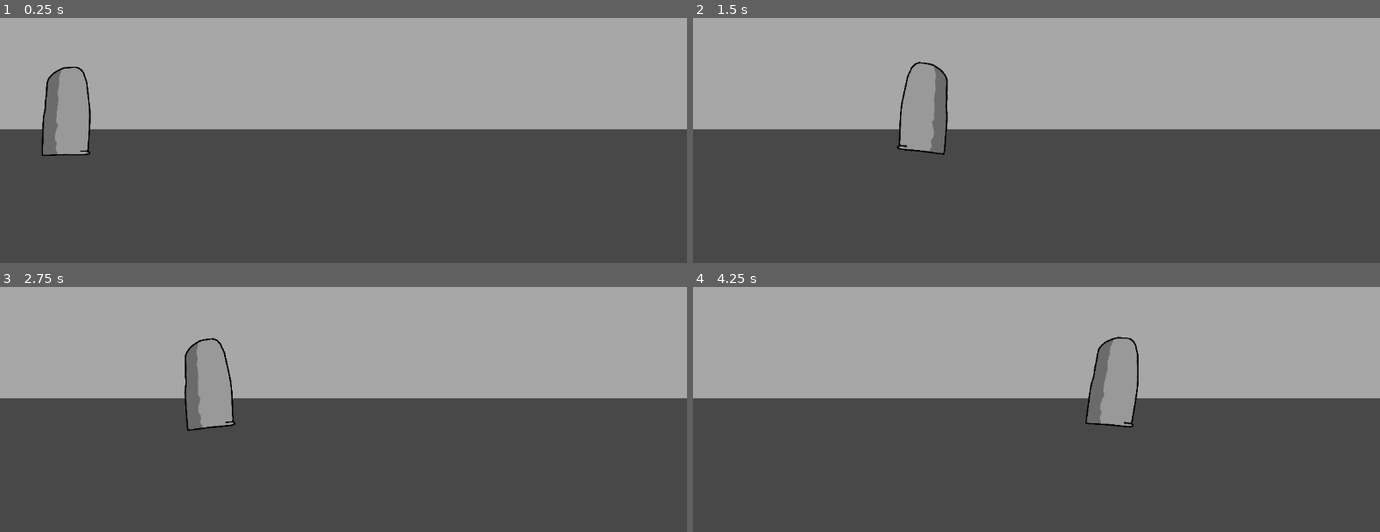
Above: before the commit, frames 1-4 (two rows, left to right).
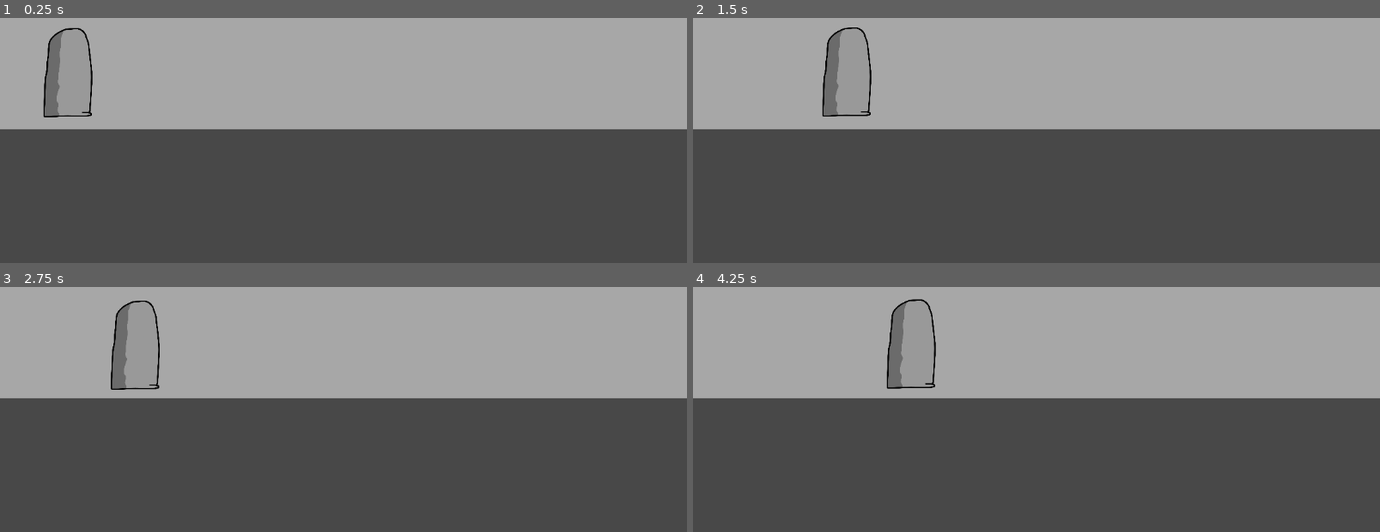
Above: after the commit, the same moments.

Repository: dice-works/untitled-violence-game
Game: Godot game, scene res://scenes/Debug.tscn
The game is run twice, just before and just after one commit, with the same random seed, the same clock (stepped at 60 frames per second) and the same inputs.
Inputs (mouse positions are in pixels of both pictures, inside the frame that each line leads up to):
- Up to frame 1 (0.25 s): no input
- Up to frame 2 (1.5 s): move the mouse to (1187, 49) at 0.52 s; hold D (player_right) 0.53-1.28 s; move the mouse to (899, 89) at 1.27 s; hold A (player_left) from 1.28 s (still down)
- Up to frame 3 (2.75 s): move the mouse to (outside the picture) at 2.02 s; release A (player_left) at 2.03 s; hold D (player_right) from 2.03 s (still down)
- Up to frame 4 (4.25 s): move the mouse to (1002, 416) at 2.77 s; move the mouse to (1242, 397) at 3.52 s; release D (player_right) at 3.53 s; hold A (player_left) from 3.53 s (still down)

The runs differ from the first frame. In frame 1, 1.5% of the frame differs, in the area x 6-14%, y 3-57%; in frame 2, 2.1%; in frame 3, 2.2%, in the area x 16-35%, y 5-59%; in frame 4, 2.2%.

Commit message:
FINALLY found a good body architecture and code. It only took like 2 months ;)

Diff:
--- a/project.godot
+++ b/project.godot
@@ -19,6 +19,10 @@
 
 window/stretch/mode="canvas_items"
 window/stretch/scale_mode="integer"
+
+[editor_plugins]
+
+enabled=PackedStringArray()
 
 [input]
 
--- a/scenes/Debug.tscn
+++ b/scenes/Debug.tscn
@@ -4,7 +4,7 @@
 [ext_resource type="PackedScene" uid="uid://br6mefadyw1tj" path="res://scenes/Player.tscn" id="2_b1f3y"]
 
 [sub_resource type="RectangleShape2D" id="RectangleShape2D_c2xgb"]
-size = Vector2(1157, 175)
+size = Vector2(1157, 24)
 
 [node name="Debug" type="Node2D" unique_id=546169269]
 script = ExtResource("1_c2xgb")
@@ -25,8 +25,8 @@
 [node name="StaticBody2D" type="StaticBody2D" parent="ground" unique_id=443626647]
 
 [node name="CollisionShape2D" type="CollisionShape2D" parent="ground/StaticBody2D" unique_id=396696602]
-position = Vector2(568.5, 135.5)
+position = Vector2(568.5, 85)
 shape = SubResource("RectangleShape2D_c2xgb")
 
 [node name="Player" parent="." unique_id=842425172 instance=ExtResource("2_b1f3y")]
-position = Vector2(70, 318)
+position = Vector2(73, 252)
--- a/scenes/Player.tscn
+++ b/scenes/Player.tscn
@@ -4,20 +4,20 @@
 [ext_resource type="Script" uid="uid://dm3orb77fgkrl" path="res://scripts/player_torso.gd" id="2_3li8b"]
 [ext_resource type="Texture2D" uid="uid://krn2jcsabmud" path="res://visuals_audio/body.png" id="2_v6fml"]
 
-[sub_resource type="RectangleShape2D" id="RectangleShape2D_v6fml"]
-size = Vector2(73, 147)
-
 [node name="Player" type="Node2D" unique_id=842425172]
 script = ExtResource("1_3li8b")
 
-[node name="Torso" type="CharacterBody2D" parent="." unique_id=1571537595]
+[node name="Torso" type="RigidBody2D" parent="." unique_id=760794592]
+gravity_scale = 0.0
+linear_damp = 5.0
 script = ExtResource("2_3li8b")
 
-[node name="Sprite2D" type="Sprite2D" parent="Torso" unique_id=1969105539]
+[node name="Sprite2D" type="Sprite2D" parent="Torso" unique_id=187250731]
 position = Vector2(40.875, 75.46982)
 scale = Vector2(0.25309598, 0.25410712)
 texture = ExtResource("2_v6fml")
 
-[node name="CollisionShape2D" type="CollisionShape2D" parent="Torso" unique_id=1313424061]
-position = Vector2(40.5, 75.5)
-shape = SubResource("RectangleShape2D_v6fml")
+[node name="CollisionPolygon2D" type="CollisionPolygon2D" parent="Torso" unique_id=1022453988]
+position = Vector2(40.875, 75.46982)
+scale = Vector2(0.25309598, 0.25410712)
+polygon = PackedVector2Array(11.5, -289, 11.5, -288, -5.800003, -288, -14.800003, -285, -19, -285, -70, -258, -72.3, -258, -101.3, -230, -102.7, -230, -117.6, -204, -119.3, -204, -133.5, -72.100006, -133.5, -28.399994, -143.2, 21, -144.3, 21, -146.4, 46, -147.4, 46, -152.4, 187, -153.5, 187, -153.5, 289.09998, -38.4, 286, 132.9, 286, 148.9, 280, 150.9, 280, 151.9, 277.40002, 140.29999, 267, 138.5, 262.7, 140.79999, 257, 142.29999, 257, 143.29999, 245, 144.4, 245, 153.5, 77.100006, 153.5, -8.100006, 133.5, -185.2, 133.5, -191.3, 115.5, -243.5, 115.5, -246.6, 103.5, -264.7, 103.5, -266.9, 90.5, -279, 90.5, -280.3, 74.5, -287.3, 74.5, -289)
--- a/scripts/player_torso.gd
+++ b/scripts/player_torso.gd
@@ -1,18 +1,18 @@
-extends CharacterBody2D
+extends RigidBody2D
 
 @onready var player = get_parent()
 var looking_left:bool
 var input_dir:Vector2
-var walking = false
-var bouncing = false
-var torso_start_y:float
-var time_passed = 0.0
-var target_tilt = 0.0
-const move_speed = 400
-const move_accel = 1000
-const bounce_height = 6.5
-const bounce_speed = 12
-const tilt_speed = 1.25
+var y_anchor:float
+var highest = 0.0
+var lowest = 0.0
+#idling vars
+var idle_target
+const idle_anchor_bounds = 6
+#walking vars
+var walk_target
+const walk_anchor_bounds = 8
+
 
 func _check_player_variables() -> void:
 	input_dir = player.input_dir
@@ -24,41 +24,61 @@
 	else:
 		$Sprite2D.flip_h = false
 
-func _torso_tilt_animation(delta) -> void:
-	if input_dir.x > 0 and looking_left:
-		target_tilt = deg_to_rad(-6)
-	elif input_dir.x > 0 and not looking_left:
-		target_tilt = deg_to_rad(-6)
-	elif input_dir.x < 0 and looking_left:
-		target_tilt = deg_to_rad(6)
-	elif input_dir.x < 0 and not looking_left:
-		target_tilt = deg_to_rad(6)
-	else:
-		target_tilt = deg_to_rad(0)
-	$Sprite2D.rotation = move_toward($Sprite2D.rotation, target_tilt, tilt_speed * delta)
+func _idling() -> void:
+	if idle_target == null:
+		idle_target = y_anchor + idle_anchor_bounds
+	linear_damp = 5.0
+	var idle_strength: float = 5
+	var offset = idle_target - global_position.y
 
-func _torso_walking_animation(delta) -> void:
-	if input_dir.x == 0:
-		walking = false
-	if input_dir.x != 0 and not bouncing:
-		torso_start_y = $Sprite2D.position.y
-		walking = true
-		bouncing = true
-		time_passed = 0.0
-	if walking and bouncing:
-		time_passed += delta
-		$Sprite2D.position.y = torso_start_y + sin(time_passed * bounce_speed) * bounce_height
-	if not walking and bouncing:
-		$Sprite2D.position.y = move_toward($Sprite2D.position.y, torso_start_y, bounce_speed * delta)
-	if not walking and bouncing and $Sprite2D.position.y == torso_start_y:
-		bouncing = false
+	if abs(offset) < 1:
+		if idle_target > y_anchor:
+			idle_target = y_anchor - idle_anchor_bounds
+		else:
+			idle_target = y_anchor + idle_anchor_bounds
+
+	apply_central_force(Vector2(0, offset * idle_strength))
+
+func _walking() -> void:
+	if walk_target == null:
+		walk_target = y_anchor + walk_anchor_bounds
+	linear_damp = 4.0
+	var walk_strength: float = 1000
+	var walk_bounce_strength: float = 10
+	var arrival_threshold: float = 2
+	var offset = walk_target - global_position.y
+
+	if abs(offset) < arrival_threshold:
+		if walk_target > y_anchor:
+			walk_target = y_anchor - walk_anchor_bounds
+		else:
+			walk_target = y_anchor + walk_anchor_bounds
+	apply_central_force(Vector2(0, offset * walk_bounce_strength))
+	apply_central_force(Vector2(walk_strength * input_dir.x, 0))
+
+
+func _highestlowest() -> void:
+	var newhighest = position.y
+	var newlowest = position.y
+	if newhighest < highest:
+		highest = newhighest
+		print("highest: " + str(highest))
+	if newlowest > lowest:
+		lowest = newlowest
+		print("lowest: " + str(lowest))
+
+func _ready() -> void:
+	y_anchor = global_position.y
 
 func _process(_delta: float) -> void:
 	_check_player_variables()
 	_turn_torso_to_looking_direction()
+	_highestlowest()
+	print(linear_damp)
 
-func _physics_process(delta: float) -> void:
-	velocity.x = move_toward(velocity.x, input_dir.x * move_speed, move_accel * delta)
-	move_and_slide()
-	_torso_walking_animation(delta)
-	_torso_tilt_animation(delta)
+func _physics_process(_delta: float) -> void:
+	if input_dir == Vector2.ZERO:
+		_idling()
+	else:
+		_walking()
+		pass
Not shown, added: export_presets.cfg
